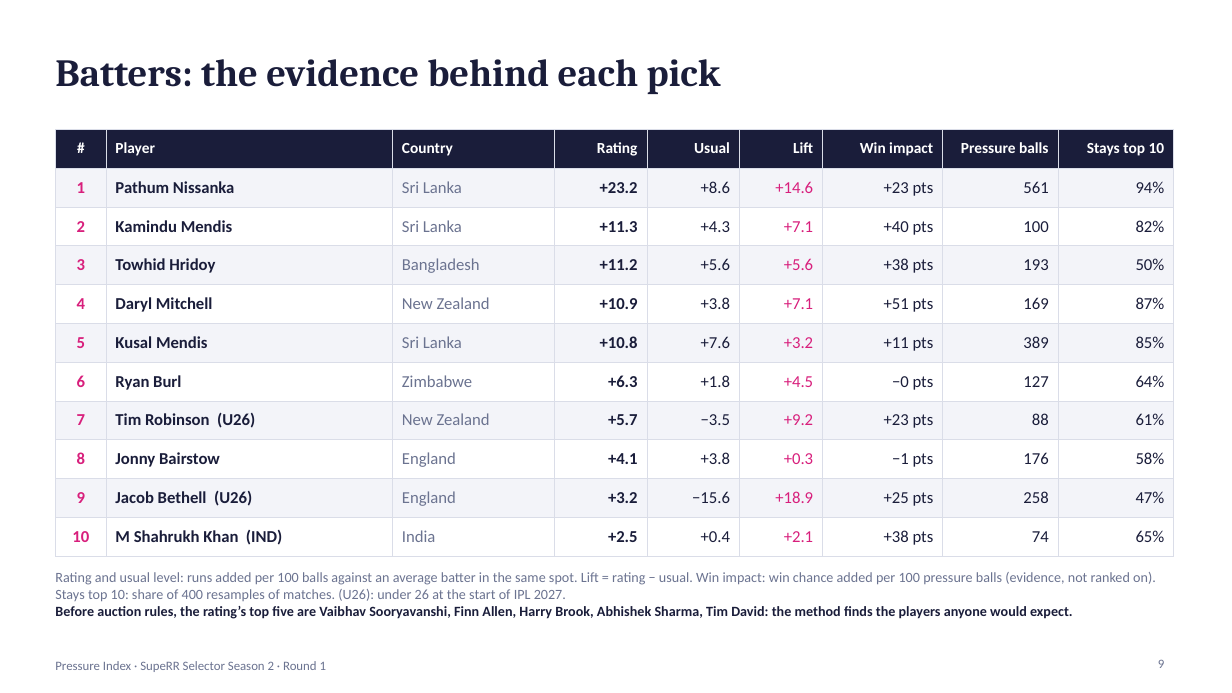
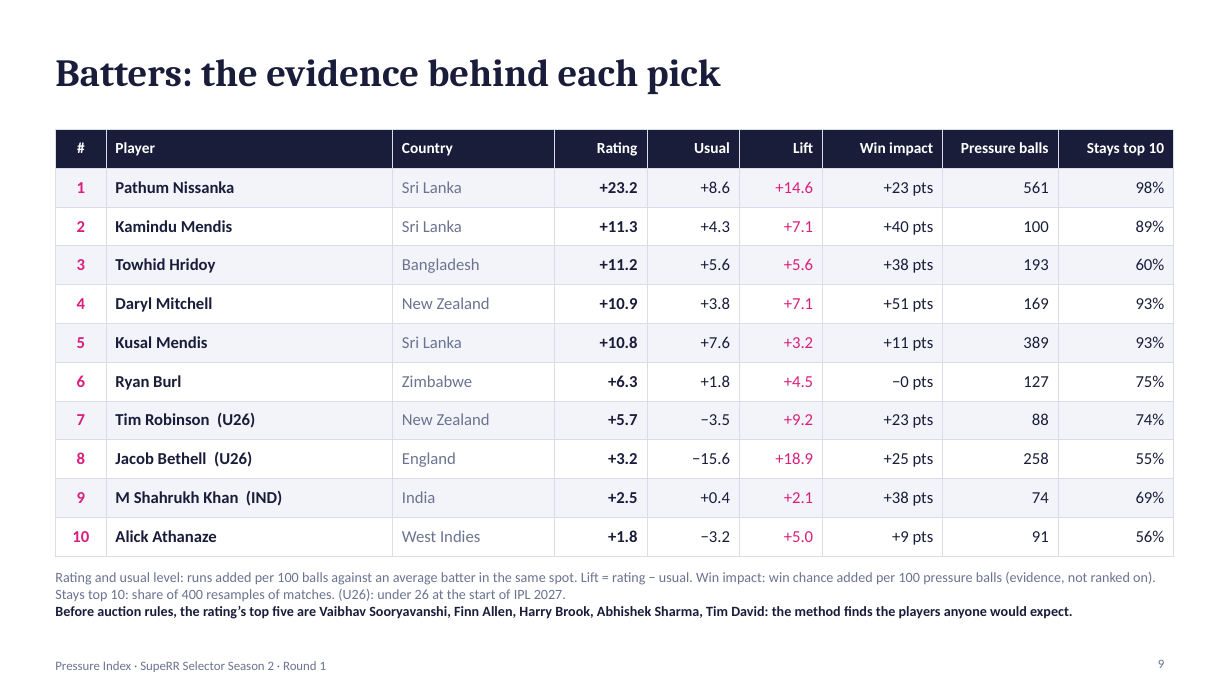
Before and after one commit to AnshBhavsar1654/Pressure-Index, a slide deck: slide 9 of Pressure_Index_RR_2027.pptx. Drawn at 1232x693 pixels with LibreOffice and Linux fonts; fonts in the diff are those of the drawing. Boxes give left, top, right and bottom in pixels: in the first picture for what was removed or moved away, otherwise in the second. Text is boxed around its words. In the diff, an @@ line names an element or a change of style, - is before the commit and + after.

```diff
--- a/Pressure_Index_RR_2027.pptx
+++ b/Pressure_Index_RR_2027.pptx
@@ table at (x1=55, y1=129, x2=1174, y2=549) @@
-row 2, column 9: 94%
+row 2, column 9: 98%
-row 3, column 9: 82%
+row 3, column 9: 89%
-row 4, column 9: 50%
+row 4, column 9: 60%
-row 5, column 9: 87%
+row 5, column 9: 93%
-row 6, column 9: 85%
+row 6, column 9: 93%
-row 7, column 9: 64%
+row 7, column 9: 75%
-row 8, column 9: 61%
+row 8, column 9: 74%
-row 9: 8 | Jonny Bairstow | England | +4.1 | +3.8 | +0.3 | −1 pts | 176 | 58%
+row 9: 8 | Jacob Bethell (U26) | England | +3.2 | −15.6 | +18.9 | +25 pts | 258 | 55%
-row 10: 9 | Jacob Bethell (U26) | England | +3.2 | −15.6 | +18.9 | +25 pts | 258 | 47%
+row 10: 9 | M Shahrukh Khan (IND) | India | +2.5 | +0.4 | +2.1 | +38 pts | 74 | 69%
-row 11: 10 | M Shahrukh Khan (IND) | India | +2.5 | +0.4 | +2.1 | +38 pts | 74 | 65%
+row 11: 10 | Alick Athanaze | West Indies | +1.8 | −3.2 | +5.0 | +9 pts | 91 | 56%
```
Also in this commit, not shown: 5 other slides changed, 16 other files.
